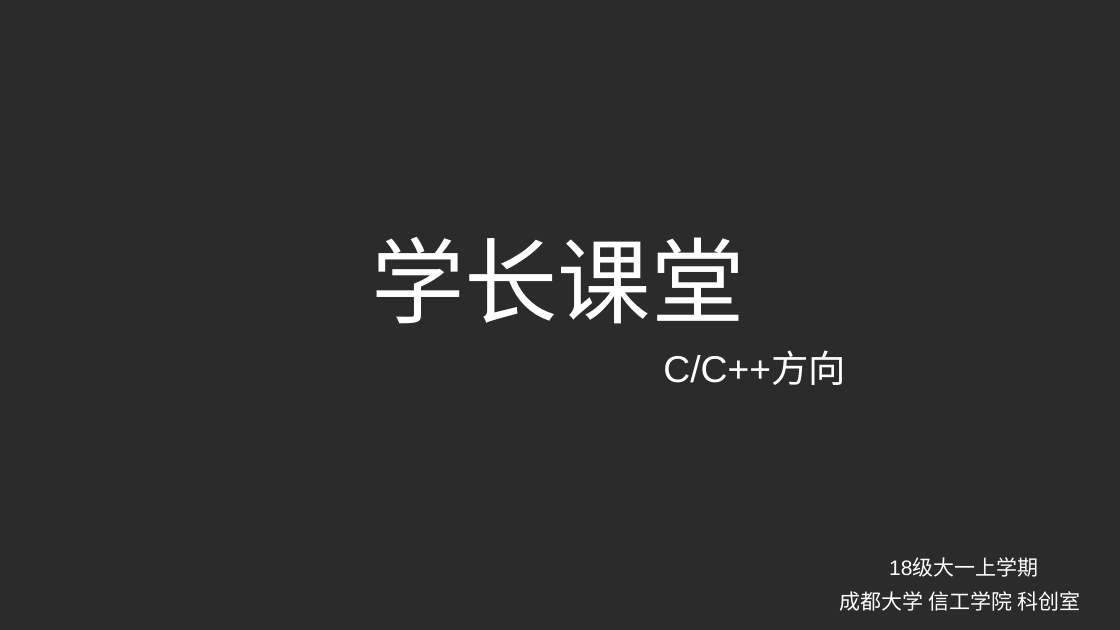
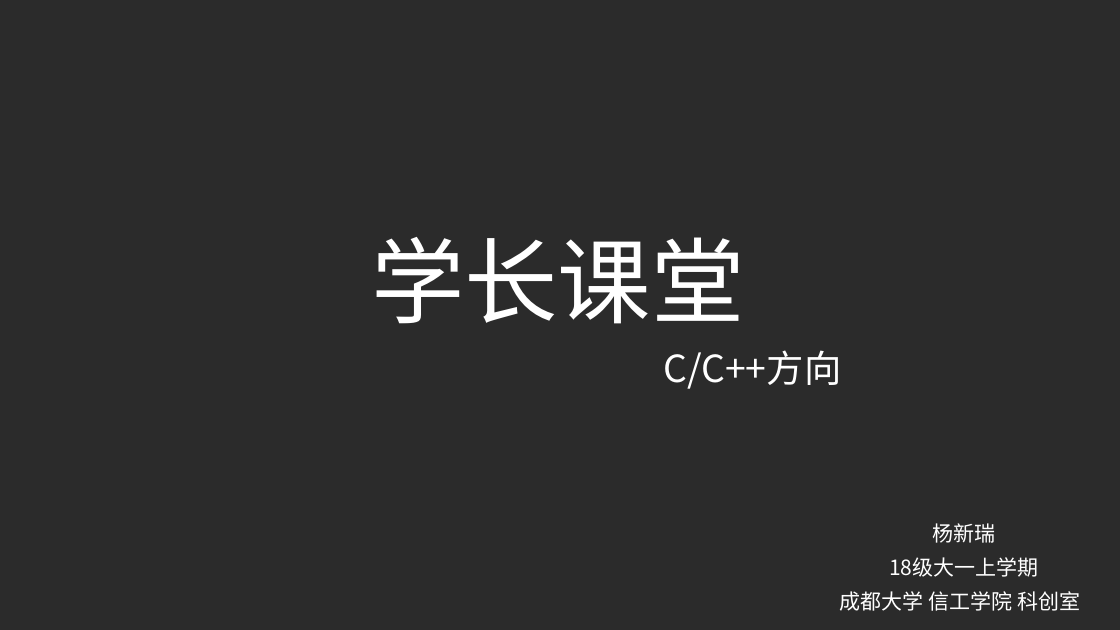
Before and after one commit to SiriYXR/SeniorCourse, a slide deck: slide 1 of doc/教学课件/拓展知识/学习资源推荐.pptx. Drawn at 1120x630 pixels with LibreOffice and Linux fonts; fonts in the diff are those of the drawing; background and template pictures are left out; a plain dark background stands for a picture behind light text. Boxes give left, top, right and bottom in pixels: in the first picture for what was removed or moved away, otherwise in the second. Text is boxed around its words. In the diff, an @@ line names an element or a change of style, - is before the commit and + after.

```diff
--- a/doc/教学课件/拓展知识/学习资源推荐.pptx
+++ b/doc/教学课件/拓展知识/学习资源推荐.pptx
@@ text "C/C++方向" at [663,350,841,389]: font Arial to Noto Sans CJK SC @@
@@ text added at [932,523,995,543], 18 pt, text #FFFFFF @@
+杨新瑞
```
Also in this commit, not shown: 17 other slides changed, 1 slide added, 1 other file.
